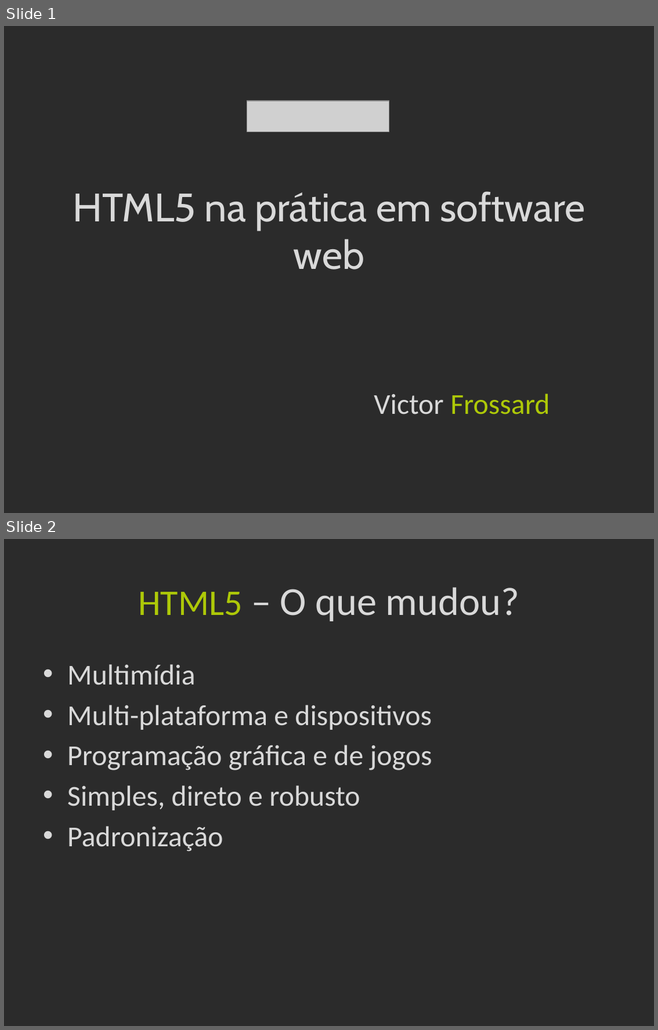
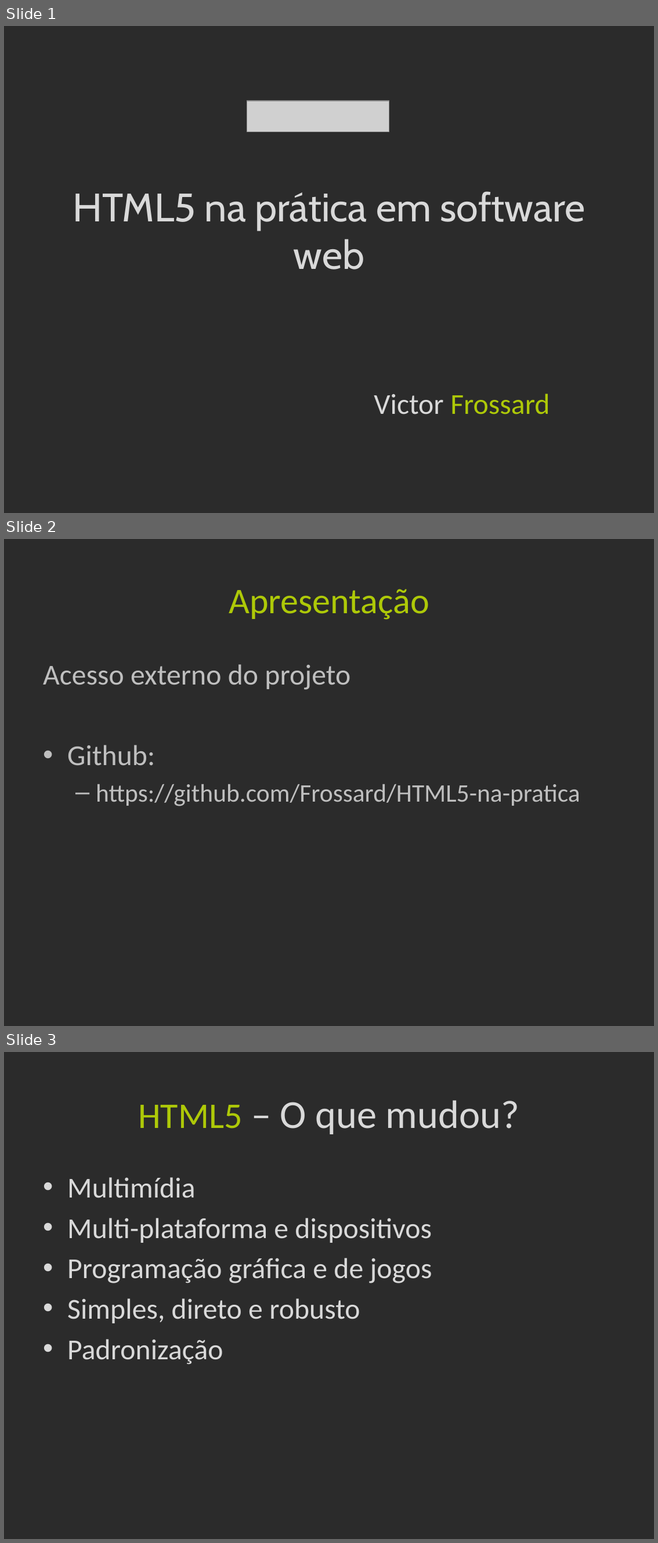
Before and after one commit to Frossard/HTML5-na-pratica, a slide deck: _Presentation/apresentacao.pptx. Shown one above the other, each under a label of ours: slides 1 and 2 before the commit, slides 1, 2 and 3 after it. The pictures are 658x1030 and 658x1543 pixels, drawn with LibreOffice and Linux fonts; fonts in the diff are those of the drawing; grey boxes stand for pictures; background and template pictures are left out; a plain dark background stands for a picture behind light text. Boxes give left, top, right and bottom in pixels: in the first picture for what was removed or moved away, otherwise in the second. Text is boxed around its words. In the diff, an @@ line names an element or a change of style, - is before the commit and + after.

```diff
--- a/_Presentation/apresentacao.pptx
+++ b/_Presentation/apresentacao.pptx
@@ slide 2 added at (4, 539, 654, 1026), background picture (left out) @@
@@ title added at (228, 589, 429, 620), 40 pt, text #AEC908 @@
+Apresentação
@@ text added at (43, 664, 580, 806), 28 pt, text #BFBFBF @@
+Acesso externo do projeto
+• Github:
+  – https://github.com/Frossard/HTML5-na-pratica
@@ what was slide 2 is now slide 3 @@
```
Also in this commit, not shown: 8 slides changed, 18 other slides added, 3 slides removed.
